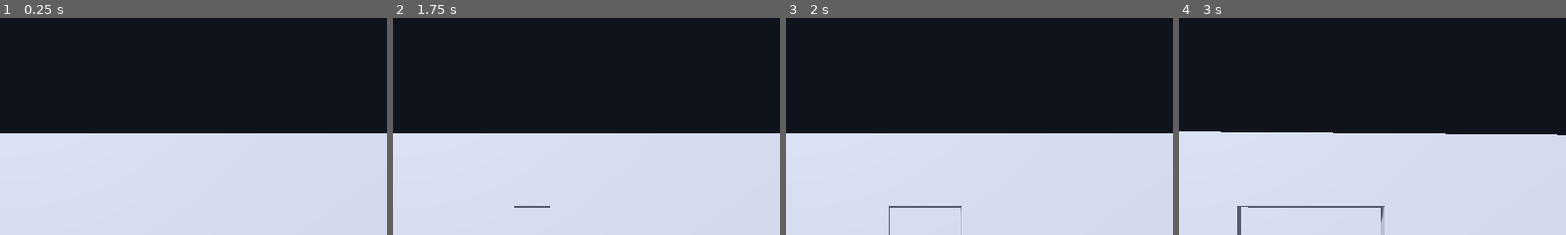
Above: before the commit, frames 1-4 (left to right).
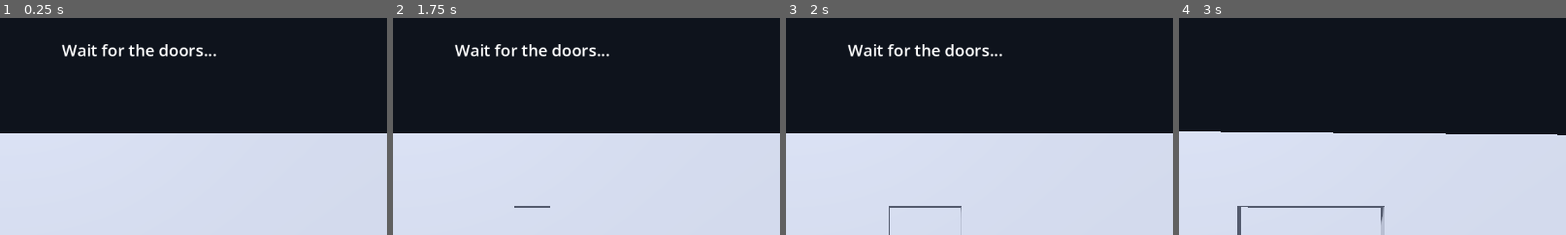
Above: after the commit, the same moments.

Repository: Vaibhav-hub123/DoorGambler
Game: Godot game, scene res://scenes/main.tscn
Two runs of this game, one before a commit and one after it. Both use one fixed random seed, a clock stepped at 60 frames per second and the inputs below.
Inputs (mouse positions are % of the whole screen's width and height, from its top left):
- Up to frame 1 (0.25 s): no input
- Up to frame 2 (1.75 s): tap Enter at 0.5 s; move the mouse to (72, 45) at 0.52 s; click (72, 45) at 0.67 s; tap Space at 1.25 s; move the mouse to (30, 55) at 1.27 s; click (30, 55) at 1.42 s
- Up to frame 3 (2 s): no input
- Up to frame 4 (3 s): move the mouse to (60, 28) at 2.02 s; click (60, 28) at 2.17 s; tap Enter at 2.75 s; move the mouse to (45, 70) at 2.77 s; click (45, 70) at 2.92 s
The pictures show only the part of the screen within x 32-82%, y 0-50%; the shares and areas given below are measured in that part.

The runs differ from the first frame. In frame 1, 1.0% of the frame differs, in the area x 16-56%, y 12-18%; in frame 2, 1.0%; in frame 3, 1.0%; in frame 4, nothing differs.

Commit message:
adding changes

Diff:
--- /dev/null
+++ b/main.gd
@@ -0,0 +1,158 @@
+extends Node3D
+
+enum Door { CLOSED, OPENING, OPEN, CLOSING }
+enum Location { PLATFORM, INSIDE }
+
+@export_group("Door animation")
+@export var door_move_time := 1.0
+@export var left_open_x := -1.5
+@export var right_open_x := 1.5
+
+@export_group("Door timing")
+@export var initial_wait := 1.5
+@export var closed_time := 2.0
+@export var open_time_min := 2.5
+@export var open_time_max := 4.0
+
+@export_group("Crossing")
+@export var walk_time := 1.2
+@export var doorway_half_depth := 0.3
+@export var passable_left_x := -0.75
+@export var doorway_half_width := 1.0
+@export var doorway_height := 2.0
+
+@onready var camera: Camera3D = $Camera3D
+@onready var train: Node3D = $Train
+@onready var door_left: MeshInstance3D = $Train/DoorLeft
+@onready var door_right: MeshInstance3D = $Train/DoorRight
+@onready var platform_spot: Marker3D = $PlatformSpot
+@onready var inside_spot: Marker3D = $InsideSpot
+@onready var status_label: Label = $CanvasLayer/StatusLabel
+
+var left_closed_x: float
+var right_closed_x: float
+var door_state: Door = Door.CLOSED
+var door_timer: float
+var location: Location = Location.PLATFORM
+var is_moving: bool = false
+var failed: bool = false
+var crossings: int = 0
+var walk_tween: Tween
+
+
+func _ready() -> void:
+	# The closed door positions and starting camera pose are authored in the scene.
+	left_closed_x = door_left.position.x
+	right_closed_x = door_right.position.x
+	door_timer = initial_wait
+	update_label("Wait for the doors...")
+
+
+func _process(delta: float) -> void:
+	if failed:
+		return
+
+	door_timer -= delta
+	if door_timer <= 0.0:
+		advance_doors()
+
+	if is_moving and absf(camera.global_position.z - train.global_position.z) < doorway_half_depth and not doors_passable():
+		fail("The doors got you!")
+
+
+func advance_doors() -> void:
+	match door_state:
+		Door.CLOSED:
+			door_state = Door.OPENING
+			door_timer = door_move_time
+			slide_doors(true)
+		Door.OPENING:
+			door_state = Door.OPEN
+			door_timer = randf_range(open_time_min, open_time_max)
+		Door.OPEN:
+			door_state = Door.CLOSING
+			door_timer = door_move_time
+			slide_doors(false)
+		Door.CLOSING:
+			door_state = Door.CLOSED
+			door_timer = closed_time
+
+
+func slide_doors(open: bool) -> void:
+	var left_target := left_open_x if open else left_closed_x
+	var right_target := right_open_x if open else right_closed_x
+	var tween := create_tween().set_parallel(true)
+	tween.tween_property(door_left, "position:x", left_target, door_move_time)
+	tween.tween_property(door_right, "position:x", right_target, door_move_time)
+
+
+func doors_passable() -> bool:
+	return door_left.position.x <= passable_left_x
+
+
+func doors_fully_open() -> bool:
+	return door_state == Door.OPEN and is_equal_approx(door_left.position.x, left_open_x) and is_equal_approx(door_right.position.x, right_open_x)
+
+
+func _unhandled_input(event: InputEvent) -> void:
+	if not (event is InputEventMouseButton and event.pressed and event.button_index == MOUSE_BUTTON_LEFT):
+		return
+
+	if not is_click_on_doorway(event.position):
+		return
+	if failed:
+		get_tree().reload_current_scene()
+		return
+	if is_moving:
+		return
+
+	if not doors_fully_open():
+		fail("You went for the doors too early or too late!")
+	elif location == Location.PLATFORM:
+		start_walk(inside_spot, Location.INSIDE)
+	else:
+		start_walk(platform_spot, Location.PLATFORM)
+
+
+func is_click_on_doorway(screen_pos: Vector2) -> bool:
+	var origin := camera.project_ray_origin(screen_pos)
+	var direction := camera.project_ray_normal(screen_pos)
+	if is_zero_approx(direction.z):
+		return false
+
+	var plane_z := train.global_position.z
+	var distance := (plane_z - origin.z) / direction.z
+	if distance < 0.0:
+		return false
+
+	var hit := origin + direction * distance
+	return absf(hit.x - train.global_position.x) <= doorway_half_width and hit.y >= train.global_position.y and hit.y <= train.global_position.y + doorway_height
+
+
+func start_walk(spot: Marker3D, destination: Location) -> void:
+	is_moving = true
+	update_label("")
+	walk_tween = create_tween().set_parallel(true)
+	walk_tween.set_trans(Tween.TRANS_SINE).set_ease(Tween.EASE_IN_OUT)
+	walk_tween.tween_property(camera, "global_position", spot.global_position, walk_time)
+	walk_tween.tween_property(camera, "global_rotation", spot.global_rotation, walk_time)
+	walk_tween.finished.connect(_on_walk_finished.bind(destination))
+
+
+func _on_walk_finished(destination: Location) -> void:
+	is_moving = false
+	location = destination
+	crossings += 1
+	update_label("Crossings: %d" % crossings)
+
+
+func fail(reason: String) -> void:
+	failed = true
+	is_moving = false
+	if walk_tween and walk_tween.is_valid():
+		walk_tween.kill()
+	update_label("%s  Crossings: %d" % [reason, crossings] + char(10) + "Click to retry")
+
+
+func update_label(text: String) -> void:
+	status_label.text = text
--- a/scenes/main.tscn
+++ b/scenes/main.tscn
@@ -1,6 +1,6 @@
 [gd_scene format=3 uid="uid://cq521dy65wn1r"]
 
-[ext_resource type="Script" uid="uid://cyl42h5la5a07" path="res://scripts/main.gd" id="1_o5qli"]
+[ext_resource type="Script" path="res://main.gd" id="1_o5qli"]
 
 [sub_resource type="Environment" id="Environment_main"]
 background_mode = 1
@@ -71,5 +71,20 @@
 transform = Transform3D(-1, 0, -3.2584137e-07, 0, 1, 0, 3.2584137e-07, 0, -1, 0, 1.6, -1.5)
 
 [node name="Camera3D" type="Camera3D" parent="." unique_id=1701224464]
-transform = Transform3D(1, 0, 0, 0, 0.9950042, 0.09983342, 0, -0.09983342, 0.9950042, 0, 2.2, 8)
+transform = Transform3D(1, 0, 0, 0, 1, 0, 0, 0, 1, 0, 1.6, 4)
 current = true
+
+[node name="CanvasLayer" type="CanvasLayer" parent="." unique_id=1234567890]
+
+[node name="StatusLabel" type="Label" parent="CanvasLayer" unique_id=1234567891]
+anchors_preset = 10
+anchor_left = 0.5
+anchor_right = 0.5
+offset_left = -250.0
+offset_top = 24.0
+offset_right = 250.0
+offset_bottom = 72.0
+grow_horizontal = 2
+theme_override_font_sizes/font_size = 24
+horizontal_alignment = 1
+vertical_alignment = 1
Not shown, added: main.gd.uid
